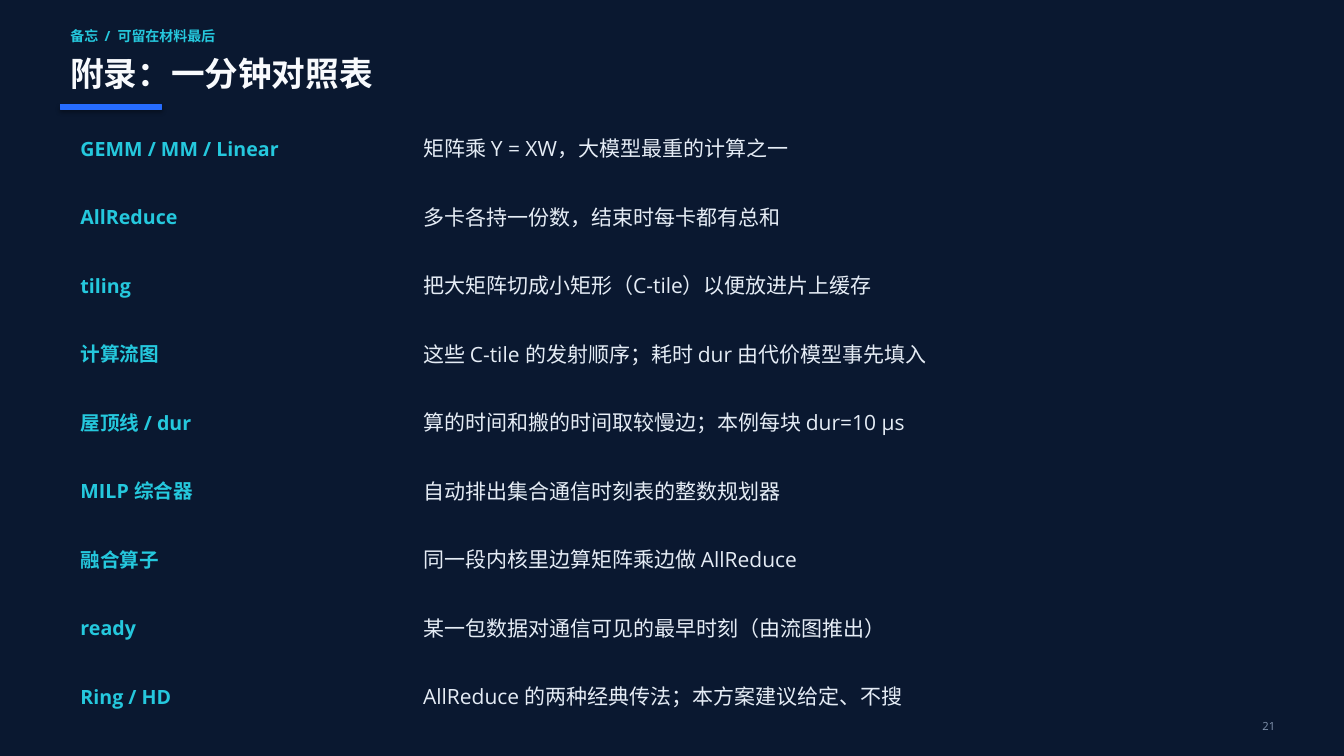
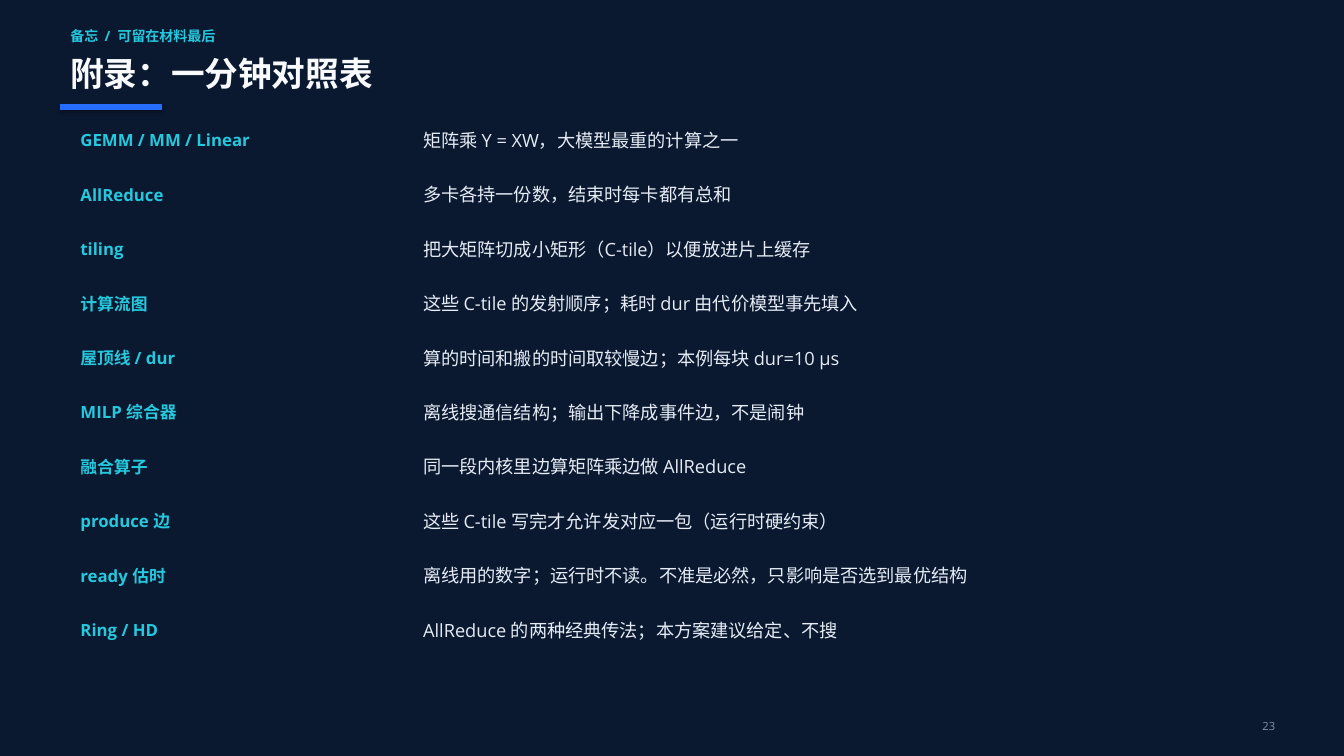
Before and after one commit to 69515164-rgb/DeepEP, a slide deck: slide 23 of docs/融合算子自动生成_MM_AllReduce.pptx (slide 21 before the commit). Drawn at 1344x756 pixels with LibreOffice and Linux fonts; fonts in the diff are those of the drawing. Boxes give left, top, right and bottom in pixels: in the first picture for what was removed or moved away, otherwise in the second. Text is boxed around its words. In the diff, an @@ line names an element or a change of style, - is before the commit and + after.

```diff
--- a/docs/融合算子自动生成_MM_AllReduce.pptx
+++ b/docs/融合算子自动生成_MM_AllReduce.pptx
@@ text "AllReduce": place and size @@
-text "AllReduce" at (80, 209, 177, 224)
+text "AllReduce" at (80, 188, 163, 201)
@@ text "多卡各持一份数，结束时每卡都有总和": place and size @@
-text "多卡各持一份数，结束时每卡都有总和" at (423, 207, 780, 227)
+text "多卡各持一份数，结束时每卡都有总和" at (423, 185, 732, 203)
@@ text "tiling": place and size @@
-text "tiling" at (80, 278, 130, 298)
+text "tiling" at (80, 242, 123, 259)
@@ text "把大矩阵切成小矩形（C-tile）以便放进片上缓存": place and size @@
-text "把大矩阵切成小矩形（C-tile）以便放进片上缓存" at (423, 275, 872, 295)
+text "把大矩阵切成小矩形（C-tile）以便放进片上缓存" at (423, 240, 811, 258)
@@ text "计算流图": place and size @@
-text "计算流图" at (80, 344, 158, 363)
+text "计算流图" at (80, 296, 147, 312)
@@ text "这些 C-tile 的发射顺序；耗时 dur 由代价模型事先填入": place and size @@
-text "这些 C-tile 的发射顺序；耗时 dur 由代价模型事先填入" at (423, 344, 927, 365)
+text "这些 C-tile 的发射顺序；耗时 dur 由代价模型事先填入" at (423, 294, 858, 313)
@@ text "屋顶线 / dur": place and size @@
-text "屋顶线 / dur" at (80, 413, 191, 432)
+text "屋顶线 / dur" at (80, 350, 175, 366)
@@ text "算的时间和搬的时间取较慢边；本例每块 dur=10 μs": place and size @@
-text "算的时间和搬的时间取较慢边；本例每块 dur=10 μs" at (423, 412, 905, 435)
+text "算的时间和搬的时间取较慢边；本例每块 dur=10 μs" at (423, 349, 839, 370)
@@ text "MILP 综合器": place and size @@
-text "MILP 综合器" at (80, 481, 193, 500)
+text "MILP 综合器" at (80, 404, 176, 420)
@@ text at (423, 403, 804, 422): text changed; size 15 to 13 pt @@
-自动排出集合通信时刻表的整数规划器
+离线搜通信结构；输出下降成事件边，不是闹钟
@@ text "融合算子": place and size @@
-text "融合算子" at (80, 550, 158, 569)
+text "融合算子" at (80, 459, 147, 475)
@@ text "同一段内核里边算矩阵乘边做 AllReduce": place and size @@
-text "同一段内核里边算矩阵乘边做 AllReduce" at (423, 549, 797, 569)
+text "同一段内核里边算矩阵乘边做 AllReduce" at (423, 457, 746, 475)
@@ text added at (80, 513, 170, 531), 12 pt, text #25C8DD, bold @@
+produce 边
@@ text at (423, 512, 838, 530): text changed; size 15 to 13 pt @@
-某一包数据对通信可见的最早时刻（由流图推出）
+这些 C-tile 写完才允许发对应一包（运行时硬约束）
@@ text at (80, 567, 166, 586): text changed; size 14 to 12 pt @@
-ready
+ready 估时
@@ text added at (423, 566, 967, 585), 13 pt, text #E5ECF5 @@
+离线用的数字；运行时不读。不准是必然，只影响是否选到最优结构
@@ size 14 to 12 pt in 8 elements at (80, 133, 249, 146), (80, 188, 163, 201), (80, 242, 123, 259), (80, 296, 147, 312), (80, 350, 175, 366), (80, 404, 176, 420), (80, 459, 147, 475), (80, 623, 158, 640) @@
@@ text "Ring / HD": place and size @@
-text "Ring / HD" at (80, 689, 172, 709)
+text "Ring / HD" at (80, 623, 158, 640)
@@ size 15 to 13 pt in 7 elements at (423, 131, 739, 149), (423, 185, 732, 203), (423, 240, 811, 258), (423, 294, 858, 313), (423, 349, 839, 370), (423, 457, 746, 475), (423, 621, 838, 640) @@
@@ text "AllReduce 的两种经典传法；本方案建议给定、不搜": place and size @@
-text "AllReduce 的两种经典传法；本方案建议给定、不搜" at (423, 686, 903, 707)
+text "AllReduce 的两种经典传法；本方案建议给定、不搜" at (423, 621, 838, 640)
@@ text at (1262, 722, 1275, 730): text changed @@
-21
+23
```
Also in this commit, not shown: 13 other slides changed, 2 slides added, 2 other files.
